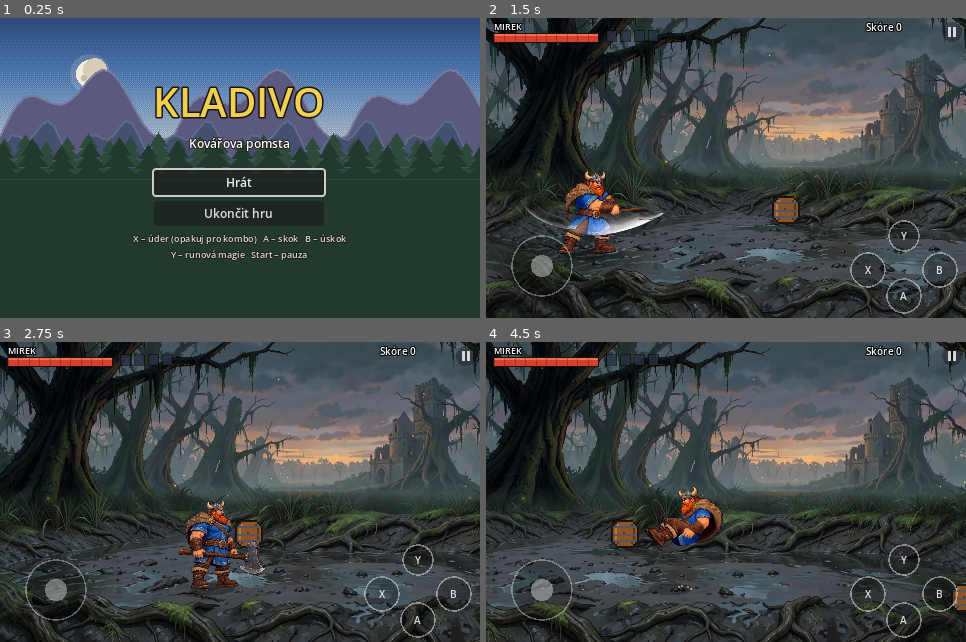
Above: before the commit, frames 1-4 (two rows, left to right).
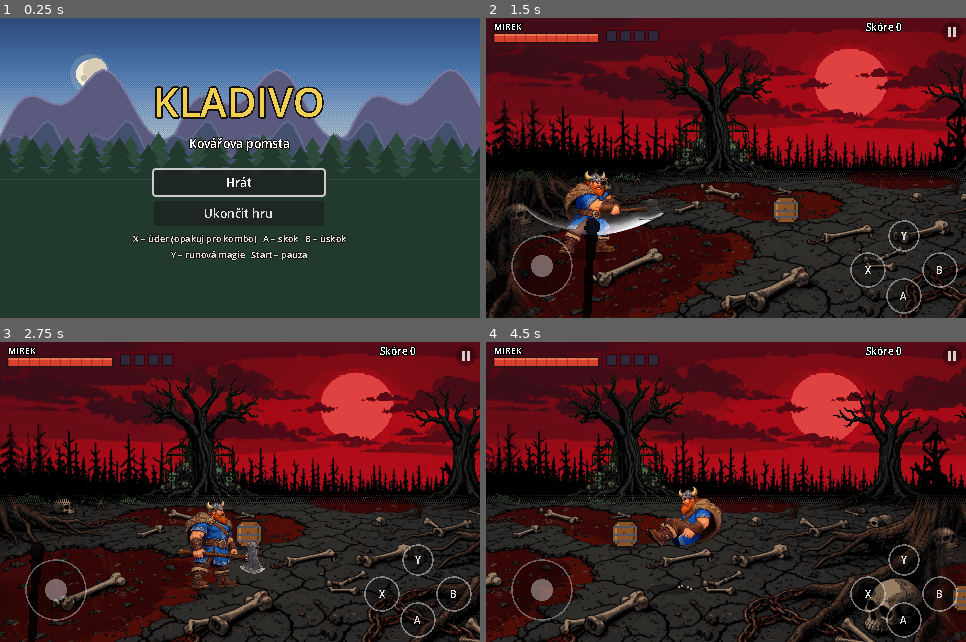
Above: after the commit, the same moments.

Repository: zarybjir/Golden_axe
Game: Godot game, scene res://scenes/main.tscn
The game is run twice, just before and just after one commit, with the same random seed, the same clock (stepped at 60 frames per second) and the same inputs.
Inputs (mouse positions are in pixels of both pictures, inside the frame that each line leads up to):
- Up to frame 1 (0.25 s): no input
- Up to frame 2 (1.5 s): click "Hrát" at 0.5 s; tap Enter (ui_accept) at 1.25 s; move the mouse to (831, 153) at 1.27 s; hold Right (right) from 1.28 s (still down); tap J (attack) at 1.35 s; click (831, 153) at 1.42 s
- Up to frame 3 (2.75 s): tap K (jump) at 1.52, 1.82 s; release Right (right) at 2 s; drag from (144, 507) to (216, 552) at 2.02 s
- Up to frame 4 (4.5 s): move the mouse to (774, 426) at 2.77 s; hold Right (right) 2.78-3.5 s; tap I (magic) at 2.85 s; drag from (702, 552) to (582, 447) at 3.52 s; move the mouse to (870, 537) at 4.27 s; hold Left (left) from 4.28 s (still down); tap Space at 4.35 s

The runs differ from the first frame. In frame 1, 2.0% of the frame differs, in the area x 27-73%, y 22-81%; in frame 2, 80%, in the area x 0-100%, y 0-100%; in frame 3, 80%; in frame 4, 80%.

Commit message:
Hrubé retro pozadí močálu ve třech vrstvách s paralaxou, nízké rozlišení obrazu
Obloha, prostřední vrstva strašidelných objektů a tmavé siluety v popředí
se posouvají různou rychlostí. Hra se znovu vykresluje v 480×300.

Co-Authored-By: Claude Opus 5.5 <noreply@anthropic.com>
Claude-Session: https://claude.ai/code/session_015jCRZS7ASg3pqxo763VEwg

Diff:
--- a/project.godot
+++ b/project.godot
@@ -22,13 +22,13 @@
 window/size/viewport_width=480
 window/size/viewport_height=300
 window/size/mode=3
-window/stretch/mode="canvas_items"
+window/stretch/mode="viewport"
 window/stretch/aspect="keep"
 window/stretch/scale_mode="fractional"
 
 [gui]
 
-theme/default_font_antialiasing=1
+theme/default_font_antialiasing=0
 theme/default_font_subpixel_positioning=0
 
 [physics]
--- /dev/null
+++ b/scripts/bg_data.gd
@@ -0,0 +1,4 @@
+extends RefCounted
+## VYGENEROVÁNO skriptem tools/build_bg.py – počet objektů v prostřední vrstvě.
+
+const OBJS := {"swamp": 7}
--- /dev/null
+++ b/scripts/parallax.gd
@@ -0,0 +1,82 @@
+extends Node2D
+## Vrstvené retro pozadí s paralaxou (art/bg/<biome>/):
+##   "back"  – obloha (pomalu) + prostřední vrstva strašidelných objektů (rychleji),
+##   "front" – tmavé siluety v popředí (rychleji než postavy).
+## Všechny vrstvy se při pohybu po mapě posouvají každá jinou rychlostí.
+
+const BgData := preload("res://scripts/bg_data.gd")
+
+var biome := "swamp"
+var mode := "back"
+var sky: Texture2D
+var objs: Array = []
+
+const SKY_SPEED := 0.15
+const MID_SPEED := 0.55
+const FRONT_SPEED := 1.35
+const MID_STEP := 150.0
+const FRONT_STEP := 520.0
+
+
+func _ready() -> void:
+	texture_filter = CanvasItem.TEXTURE_FILTER_NEAREST
+	sky = load("res://art/bg/%s/sky.png" % biome)
+	var n: int = BgData.OBJS.get(biome, 0)
+	for i in n:
+		objs.append(load("res://art/bg/%s/obj_%d.png" % [biome, i]))
+
+
+static func has_biome(b: String) -> bool:
+	return BgData.OBJS.has(b)
+
+
+func _process(_delta: float) -> void:
+	queue_redraw()
+
+
+func _cam_left() -> float:
+	var cam := get_viewport().get_camera_2d()
+	if cam == null:
+		return 0.0
+	return cam.get_screen_center_position().x - get_viewport_rect().size.x * 0.5
+
+
+## Pseudonáhodné číslo 0..1 pro i-tý objekt (pokaždé stejné).
+func _rnd(i: int, salt: int) -> float:
+	var h := (i * 73856093) ^ (salt * 19349663)
+	return float(absi(h) % 1000) / 1000.0
+
+
+func _draw() -> void:
+	var size := get_viewport_rect().size
+	var left := _cam_left()
+	if mode == "back":
+		draw_rect(Rect2(Vector2.ZERO, size), Color(0.05, 0.03, 0.04))
+		var sw := float(sky.get_width())
+		var sx := -fposmod(left * SKY_SPEED, sw)
+		while sx < size.x:
+			draw_texture(sky, Vector2(roundf(sx), 0.0))
+			sx += sw
+		_draw_objects(left * MID_SPEED, MID_STEP, 160.0, 1.0, Color(0.78, 0.78, 0.82), 0)
+	else:
+		_draw_objects(left * FRONT_SPEED, FRONT_STEP, size.y + 18.0, 1.5, Color(0.06, 0.04, 0.05, 0.92), 7)
+
+
+func _draw_objects(offset: float, step: float, base_y: float, scale: float, mod: Color, salt: int) -> void:
+	if objs.is_empty():
+		return
+	var size := get_viewport_rect().size
+	var first := int(floorf((offset - 200.0) / step))
+	var last := int(ceilf((offset + size.x + 200.0) / step))
+	for i in range(first, last + 1):
+		if mode == "front" and _rnd(i, salt + 3) < 0.45:
+			continue
+		var tex: Texture2D = objs[int(_rnd(i, salt) * objs.size()) % objs.size()]
+		var x := i * step + _rnd(i, salt + 1) * step * 0.6 - offset
+		var flip := _rnd(i, salt + 2) < 0.5
+		var w := tex.get_width() * scale
+		var h := tex.get_height() * scale
+		var r := Rect2(roundf(x), roundf(base_y - h), w, h)
+		if flip:
+			r = Rect2(r.position.x + w, r.position.y, -w, h)
+		draw_texture_rect(tex, r, false, mod)
--- a/scripts/stage.gd
+++ b/scripts/stage.gd
@@ -9,6 +9,7 @@
 const CreatureScript := preload("res://scripts/creature.gd")
 const FxScript := preload("res://scripts/fx.gd")
 const BackgroundScript := preload("res://scripts/background.gd")
+const ParallaxScript := preload("res://scripts/parallax.gd")
 const Fighter := preload("res://scripts/fighter.gd")
 
 const LEVEL_LEN := 2000.0
@@ -77,15 +78,30 @@
 	var st: Dictionary = STAGES[stage_index]
 	waves = st["waves"]
 	biome = st["biome"]
-	ground_tex = load("res://art/bg/%s_ground.webp" % biome)
-	texture_filter = CanvasItem.TEXTURE_FILTER_LINEAR
 	var bg_layer := CanvasLayer.new()
 	bg_layer.layer = -10
 	add_child(bg_layer)
-	var bg := BackgroundScript.new()
-	bg.biome = biome
-	bg.level_len = LEVEL_LEN
-	bg_layer.add_child(bg)
+	if ParallaxScript.has_biome(biome):
+		# Hrubé retro pozadí ve vrstvách s paralaxou
+		ground_tex = load("res://art/bg/%s/ground.png" % biome)
+		texture_filter = CanvasItem.TEXTURE_FILTER_NEAREST
+		var back := ParallaxScript.new()
+		back.biome = biome
+		bg_layer.add_child(back)
+		var fg_layer := CanvasLayer.new()
+		fg_layer.layer = 4
+		add_child(fg_layer)
+		var front := ParallaxScript.new()
+		front.biome = biome
+		front.mode = "front"
+		fg_layer.add_child(front)
+	else:
+		ground_tex = load("res://art/bg/%s_ground.webp" % biome)
+		texture_filter = CanvasItem.TEXTURE_FILTER_LINEAR
+		var bg := BackgroundScript.new()
+		bg.biome = biome
+		bg.level_len = LEVEL_LEN
+		bg_layer.add_child(bg)
 
 	cam = Camera2D.new()
 	add_child(cam)
@@ -453,9 +469,9 @@
 	# Malovaná zem: opakující se pás, posouvá se spolu s postavami.
 	if ground_tex == null:
 		return
-	var h := 156.0
+	var h := float(ground_tex.get_height()) if ParallaxScript.has_biome(biome) else 156.0
 	var w := float(ground_tex.get_width()) * h / float(ground_tex.get_height())
 	var x := floorf((cam_x - HALF_W - 10.0) / w) * w
 	while x < cam_x + HALF_W + 10.0:
-		draw_texture_rect(ground_tex, Rect2(x, 300.0 - h, w + 1.0, h), false)
+		draw_texture_rect(ground_tex, Rect2(roundf(x), 300.0 - h, w, h), false)
 		x += w
Binary file added: art/bg/swamp/ground.png
Binary file added: art/bg/swamp/obj_0.png
Binary file added: art/bg/swamp/obj_1.png
Binary file added: art/bg/swamp/obj_2.png
Binary file added: art/bg/swamp/obj_3.png
Binary file added: art/bg/swamp/obj_4.png
Binary file added: art/bg/swamp/obj_5.png
Binary file added: art/bg/swamp/obj_6.png
Binary file added: art/bg/swamp/sky.png
Binary file added: art/source/grim_swamp_ground.png
Binary file added: art/source/grim_swamp_mid.png
Binary file added: art/source/grim_swamp_sky.png
